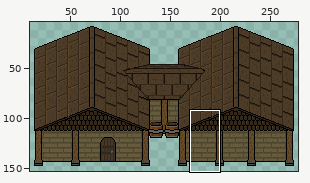
One commit to this sprite sheet: sprites/spr_house_farwayRoad_01/75e4182a-3767-484c-8bd2-562bef3660c1.png. Above, an overview of the earlier version with the close-up marked.
Close-up. Before the commit:
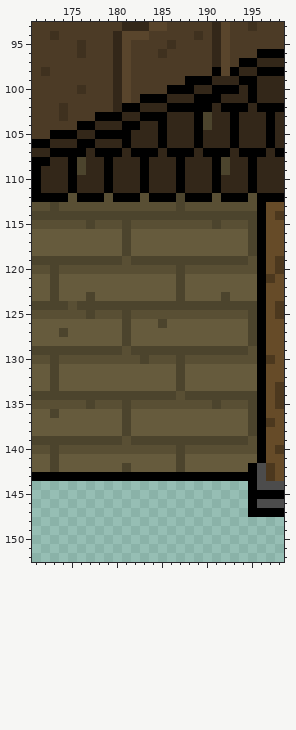
The file is 288x160 pixels. Colours within 5 levels of each other are drawn and written as one. Shown: x 171..198, y 93..152. The wide view leaves out empty margins. The commit also changed other parts of the picture, which this record leaves out.
New version:
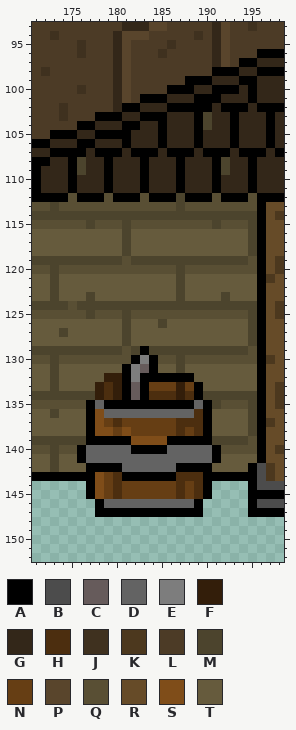
Palette (. is transparent): A #000000  B #4c4c4c  C #665b5b  D #636363  E #7d7d7d  F #331e0a  G #332719  H #4c2e0f  J #3f311f  K #4c381e  L #4c3b26  M #4c442d  N #663e14  P #59452c  Q #594f34  R #664b28  S #7f4d19  T #665b3d
Change:
y 98: x 192 P -> A
y 129: x 183 M -> A
y 130: x 182..184 QMQ -> AEA
y 131: x 181..184 TTTT -> AECA
y 132: x 179..188 TTTTTTTTMT -> FFAEAAAAAA
y 133: x 178..189 TTTTTTTTTMTT -> FHFACANNNFNA
y 134: x 178..189 MMMMMMMMMQMM -> FHFACAHHHFHA
y 135: x 177..190 MQQQMQQQQQQQQQ -> ADAAAAAAAAAADA
y 136: x 177..190 TTTTMTTTTTTTTT -> ASDDDDDDDDDDHA
y 137: x 177..190 TTTTMTTTTTTTTT -> ASNHNNNNNNHHHA
y 138: x 177..190 TTTTMTTTTTTTTT -> ASSNSNNNNNHNHA
y 139: x 177..190 MMMMQMMMMMMMMM -> AAAAASSSSAAAAA
y 140: x 176..191 QQQQQQQQQQQMQQQQ -> ADDDDDAAAADDDDDA
y 141: x 176..191 TTTTTTTTTTTMTTTT -> ADDDDDDDDDDDDDDA
y 142: x 177..190 TTTTMTTTTTMTTT -> AAAADDDDDDAAAA
y 143: x 178..180 AAA -> SNH; x 187..189 AAA -> HHH
y 144..145: x 177..190 .............. -> ASNHNNNNNNHNHA
y 146: x 178..189 ............ -> ADDDDDDDDDDA
y 147: x 178..189 ............ -> AAAAAAAAAAAA
Pixel boxes of the changes (left, top, right, bottom) in both close-ups:
changed: (221, 67, 230, 76)
changed: (77, 346, 221, 517)
